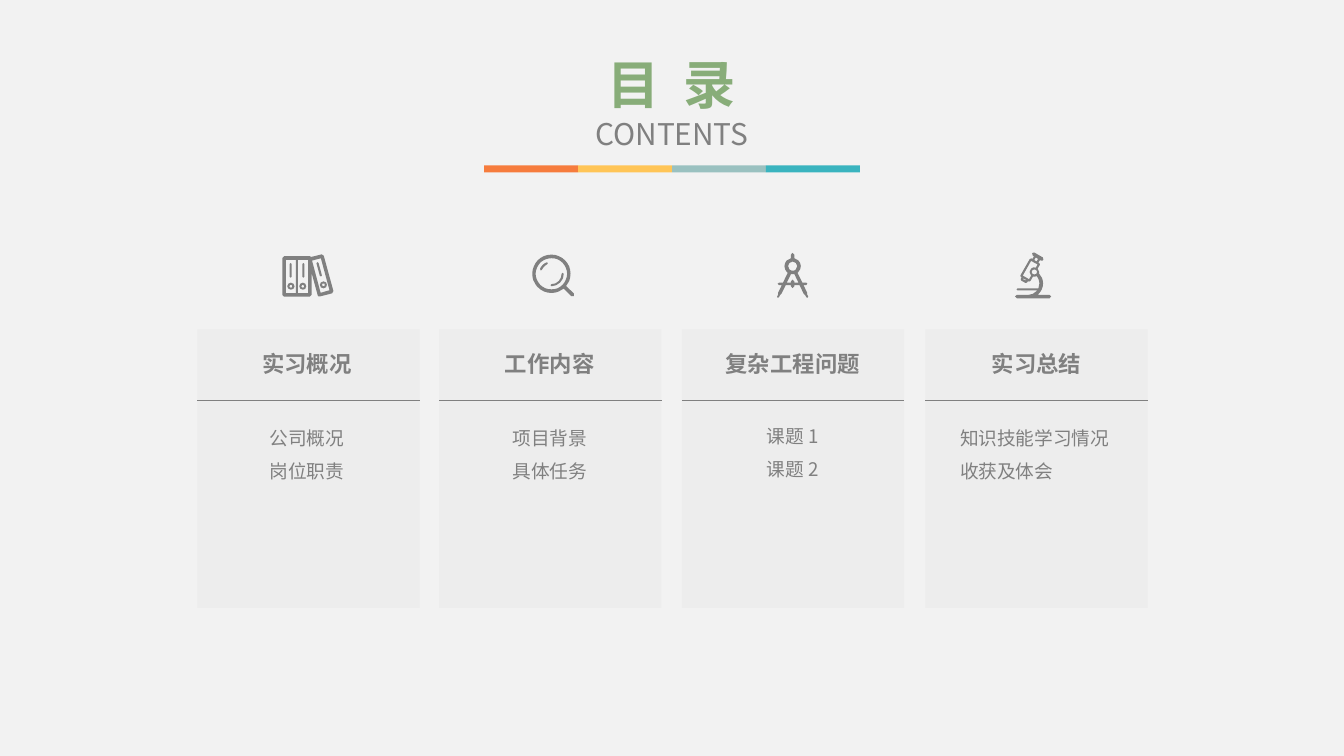
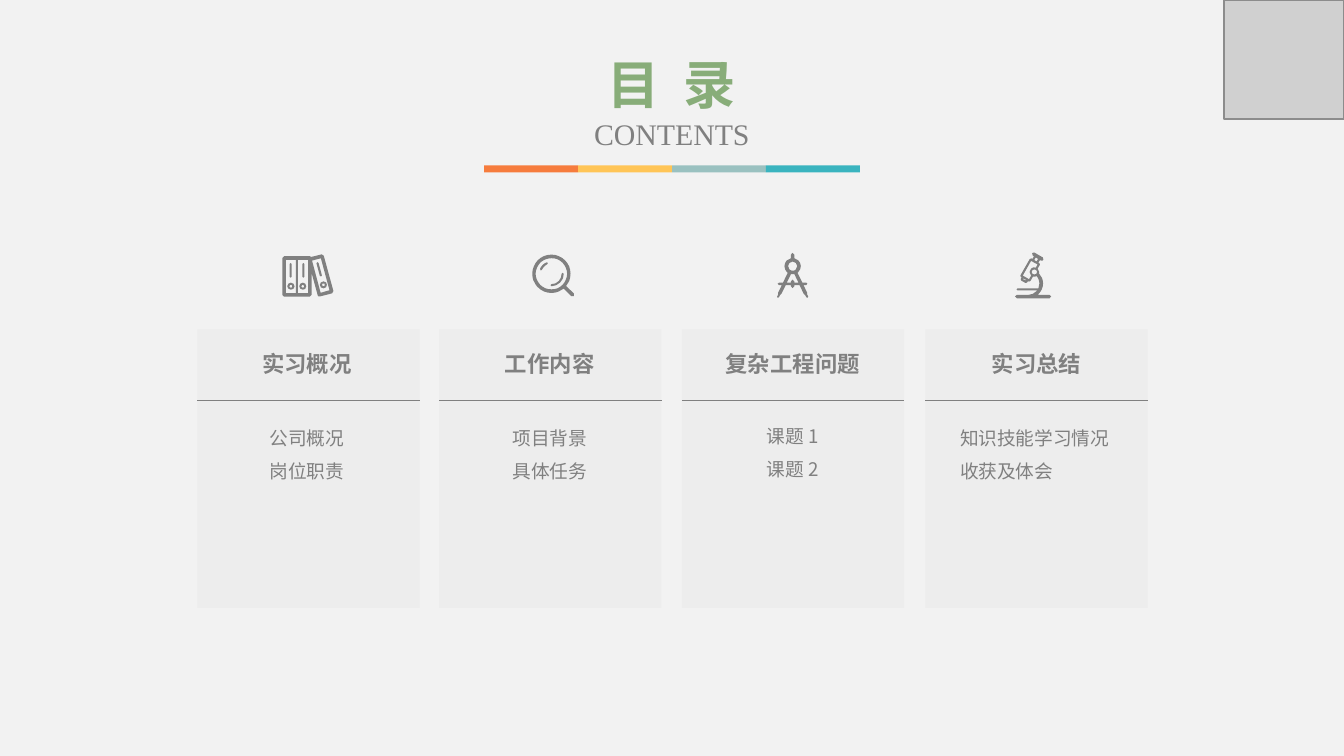
Before and after one commit to DavidingPlus/study-notes, a slide deck: slide 2 of 实习/合迅科技/实习答辩/刘治学-答辩 PPT.pptx. Drawn at 1344x756 pixels with LibreOffice and Linux fonts; fonts in the diff are those of the drawing; grey boxes stand for pictures. Boxes give left, top, right and bottom in pixels: in the first picture for what was removed or moved away, otherwise in the second. Text is boxed around its words. In the diff, an @@ line names an element or a change of style, - is before the commit and + after.

```diff
--- a/实习/合迅科技/实习答辩/刘治学-答辩 PPT.pptx
+++ b/实习/合迅科技/实习答辩/刘治学-答辩 PPT.pptx
@@ picture added at (x1=1224, y1=0, x2=1344, y2=120) @@
@@ text at (x1=594, y1=125, x2=749, y2=145): font Noto Sans CJK SC to Times New Roman in "CONTENTS" @@
```
Also in this commit, not shown: 21 other slides changed, 4 slides added, 1 slide removed, 1 other file.
